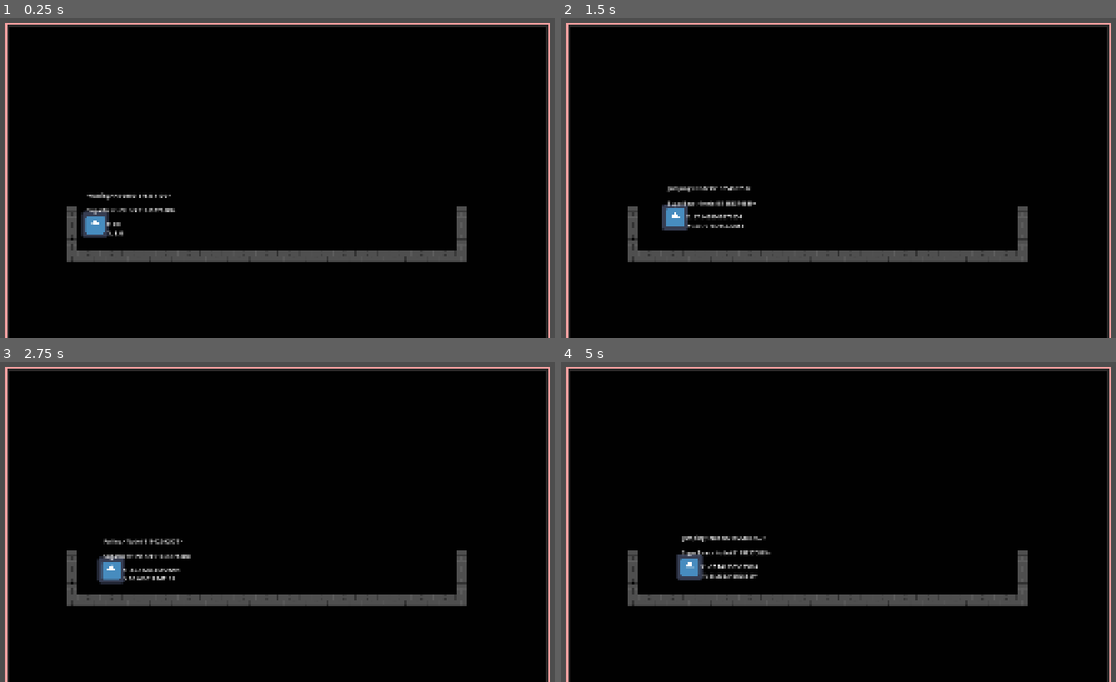
Above: before the commit, frames 1-4 (two rows, left to right).
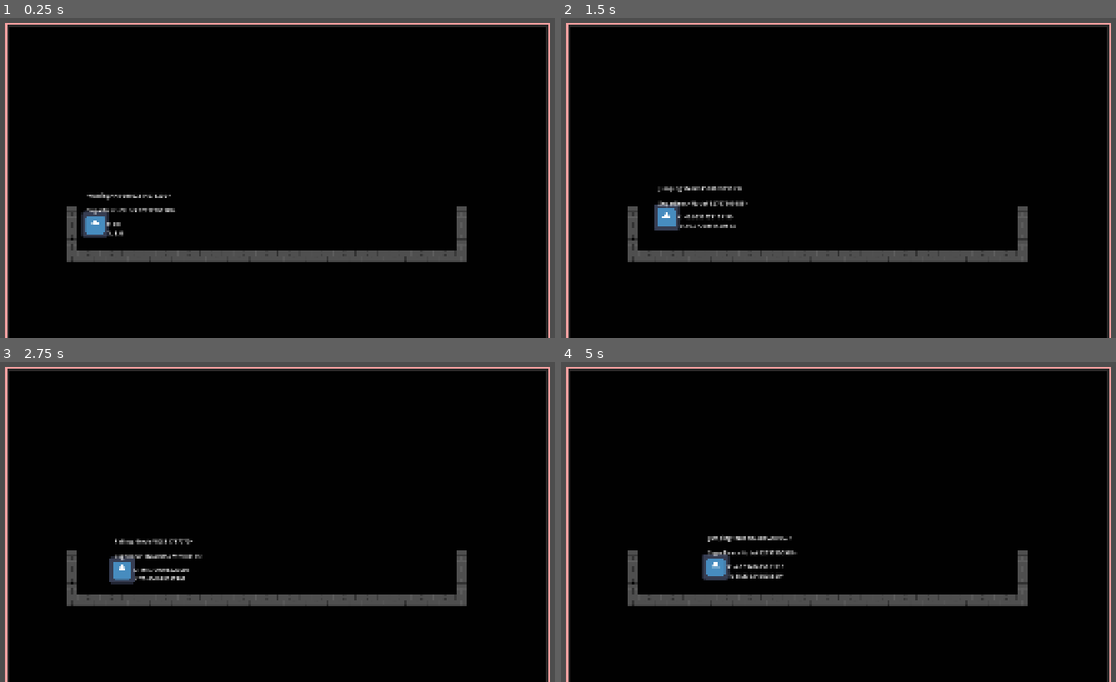
Above: after the commit, the same moments.

Repository: CamdenPix/GameOff-2026
Game: Godot game, scene res://scenes/main_game.tscn
Same seed, same stepped clock (60 frames per second), same inputs: the game is played once before the commit and once after it. The engine's default icon, where the game draws it, is replaced by a stand-in: a white triangle on a blue panel in a dark square.
Inputs:
- Up to frame 1 (0.25 s): no input
- Up to frame 2 (1.5 s): tap Enter at 0.5 s; hold D (move_right) from 0.53 s (still down); tap T at 0.6, 1.35 s; tap Space (jump) at 0.77, 1.07 s
- Up to frame 3 (2.75 s): tap Space (jump) at 1.52, 1.82 s; release D (move_right) at 2.03 s; hold A (move_left) from 2.03 s (still down); tap T at 2.1 s
- Up to frame 4 (5 s): release A (move_left) at 2.78 s; hold D (move_right) 2.78-4.28 s; tap T at 2.85, 3.6, 4.35 s; tap Space (jump) at 3.02, 3.32, 3.77, 4.07, 4.52, 4.82 s; hold A (move_left) from 4.28 s (still down)

The runs differ from the first frame. In frame 1, less than 0.1% of the frame differs, in the area x 24-30%, y 55-61%; in frame 2, 0.9%; in frame 3, 1.0%; in frame 4, 1.4%, in the area x 20-43%, y 53-69%.

Commit message:
Basic air movement and air strafing added. Attempted to clean up the movement code just a bit

Diff:
--- a/Scripts/Abstract State Scripts/child_state_machine.gd
+++ b/Scripts/Abstract State Scripts/child_state_machine.gd
@@ -38,16 +38,17 @@
 #@export var Ground_Speed:float = 80
 @export var Ground_Decceleration_Time: float = 5.0
 @export var Ground_Accleration_Time: float = 5.0
-@export var Ground_Max_Speed: float = 150
+@export var Ground_Max_Speed: float = 200.0
 @export var Ground_Past_Max_Speed_Decceleration: float = 40
 @export var Ground_Speed_Curve: Curve
 
 
-var AirSpeed: float = 5.0
+var AirSpeed: float = 7.5
+var MaxAirSpeed: float = 50.0
 var Jump_Velocity: float = 5.0
 var Jump_Gravity: float = ProjectSettings.get_setting("physics/3d/default_gravity")
 var Fall_Gravity: float = 5.0
-var Ground_Acceleration: float = 20
+var Ground_Acceleration: float = 20.0
 
 #0,.8,.53,1
 
--- a/Scripts/Player/Basic/falling.gd
+++ b/Scripts/Player/Basic/falling.gd
@@ -28,7 +28,15 @@
 		Input.get_action_strength("move_right") - Input.get_action_strength("move_left"),
 		Input.get_action_strength("move_down") - Input.get_action_strength("move_up")).limit_length(1.0)
 
-	parent.velocity.x = raw_input.x * animal.AirSpeed
+	parent.velocity.x += raw_input.x*animal.AirSpeed*delta
+	if raw_input.x > 0 && parent.velocity.x >= animal.MaxAirSpeed:
+		parent.velocity.x = max(animal.MaxAirSpeed, parent.velocity.x)
+		parent.velocity.x -= raw_input.x*animal.AirSpeed*delta
+	elif raw_input.x < 0 && parent.velocity.x <= (-animal.MaxAirSpeed):
+		parent.velocity.x = min(-animal.MaxAirSpeed, parent.velocity.x)
+		parent.velocity.x -= raw_input.x*animal.AirSpeed*delta
+
+
 	parent.velocity.y += animal.Fall_Gravity * delta
 	if parent.is_on_floor():
 		return landing_state
--- a/Scripts/Player/Basic/jump.gd
+++ b/Scripts/Player/Basic/jump.gd
@@ -26,7 +26,15 @@
 	var raw_input = Vector2(
 		Input.get_action_strength("move_right") - Input.get_action_strength("move_left"),
 		Input.get_action_strength("move_down") - Input.get_action_strength("move_up")).limit_length(1.0)
-	parent.velocity.x = raw_input.x * animal.AirSpeed
+
+	parent.velocity.x += raw_input.x*animal.AirSpeed*delta
+	if raw_input.x > 0 && parent.velocity.x >= animal.MaxAirSpeed:
+		parent.velocity.x = max(animal.MaxAirSpeed, parent.velocity.x)
+		parent.velocity.x -= raw_input.x*animal.AirSpeed*delta
+	elif raw_input.x < 0 && parent.velocity.x <= (-animal.MaxAirSpeed):
+		parent.velocity.x = min(-animal.MaxAirSpeed, parent.velocity.x)
+		parent.velocity.x -= raw_input.x*animal.AirSpeed*delta
+
 	if parent.velocity.y + animal.Jump_Gravity * delta < 0:
 		parent.velocity.y += animal.Jump_Gravity * delta
 		#print(Jump_Gravity, parent.velocity)
--- a/Scripts/Player/Basic/walk.gd
+++ b/Scripts/Player/Basic/walk.gd
@@ -54,18 +54,13 @@
 	pass
 
 func move(delta:float):
-
 	additional_move_logic(delta)
 	var raw_input = Vector2(
 		Input.get_action_strength("move_right") - Input.get_action_strength("move_left"),
 		Input.get_action_strength("move_down") - Input.get_action_strength("move_up")).limit_length(1.0)
-	#var raw_input: Vector2 = Input.get_vector("move_left","move_right","move_up","move_down")
-	var velocity_difference = abs(parent.velocity.x *raw_input.x) - animal.Ground_Max_Speed
-	#print(raw_input)
 	if raw_input.length() == 0:
 		speed_up_elapsed_time -= delta
-
-	var direction = raw_input
+	var velocity_difference = abs(parent.velocity.x*raw_input.x) - animal.Ground_Max_Speed
 
 	# Slow player down to max speed
 	if velocity_difference > 0:
@@ -77,26 +72,17 @@
 		else:
 			parent.velocity.x += animal.Ground_Past_Max_Speed_Decceleration
 
-
-	# Ignore player at max speed
-	if velocity_difference == 0:
-		return
-
 	# We speed up the player to get closer to max speed
 	if velocity_difference < 0:
 		speed_up_elapsed_time += delta
-
-
 		var time_left = animal.Ground_Accleration_Time - speed_up_elapsed_time
 		var progress = clamp(speed_up_elapsed_time / animal.Ground_Accleration_Time, 0.0, 1.0)
 		var smooth_progress = easingFunctions.easeOutQuart(progress, accelerationExponent)
 		var smooth_speed = smooth_progress * animal.Ground_Max_Speed
-
-
 		var difference = (smooth_speed * raw_input.x) - parent.velocity.x
 		parent.velocity.x += difference
 
-		return
+	return
 
 func get_progress() -> float:
 	var difference = abs(parent.velocity.x) - animal.Ground_Max_Speed
